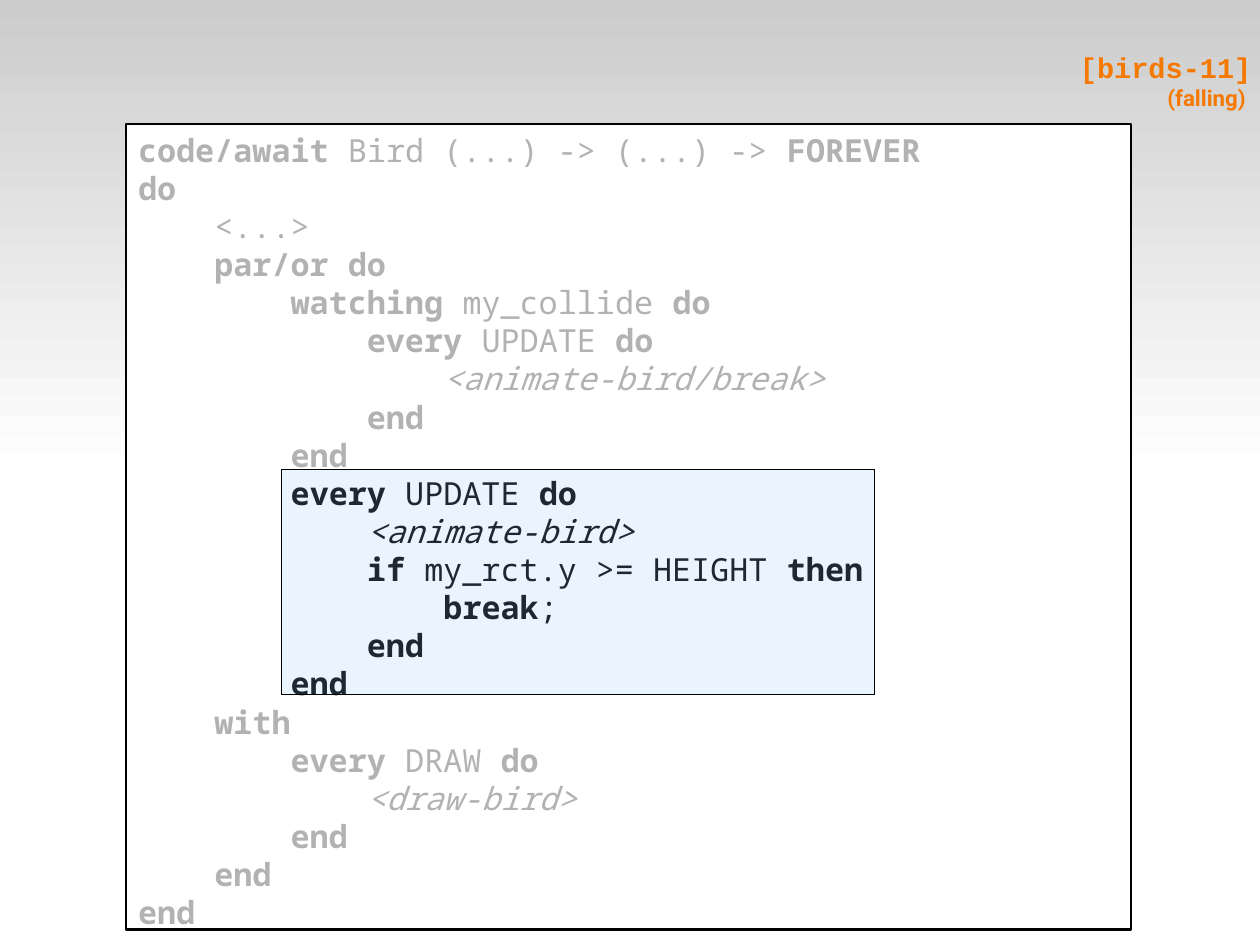
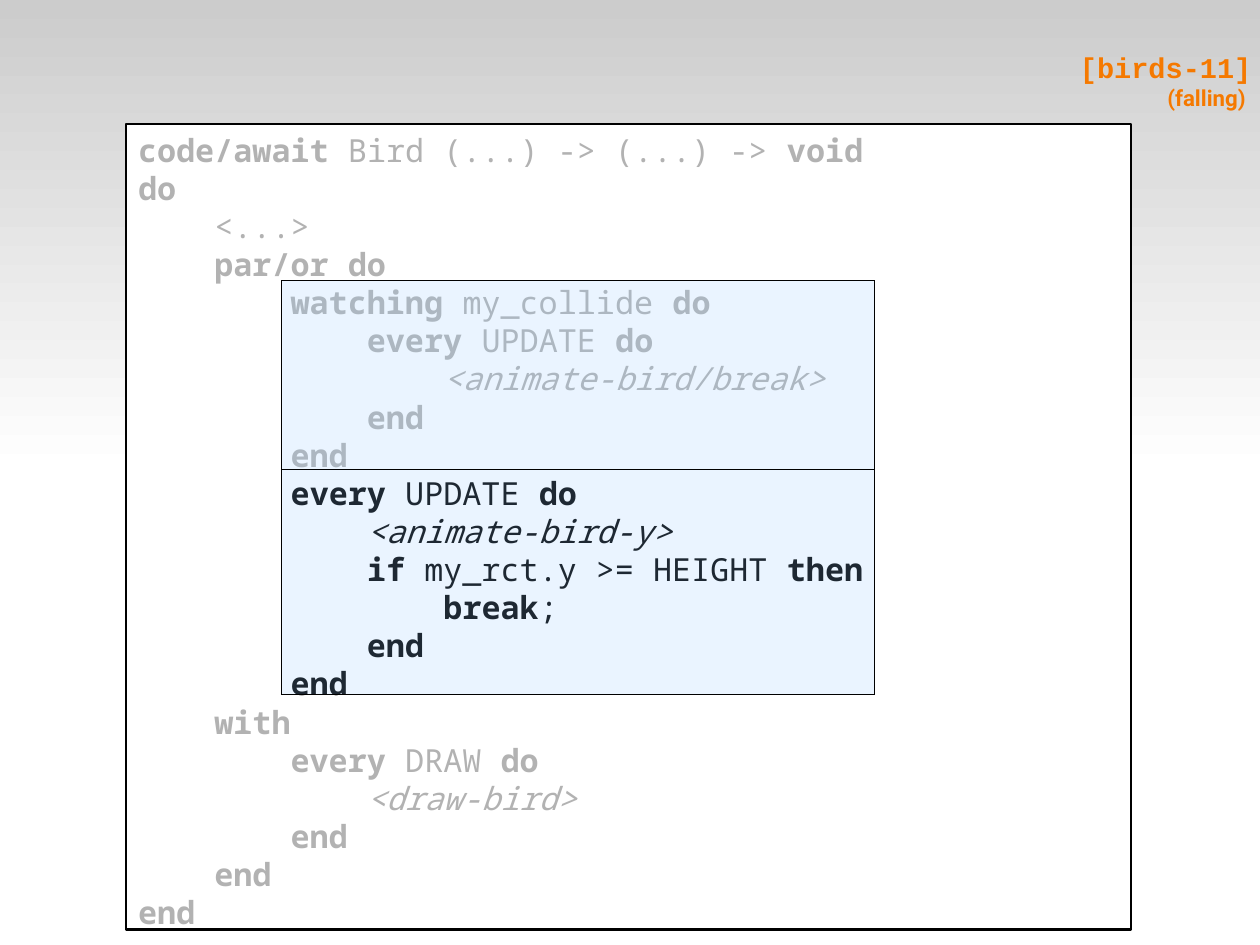
Before and after one commit to fsantanna-no/ceu-docs, a slide deck: slide 29 of ceu_edl.odp. Drawn at 1260x945 pixels with LibreOffice and Linux fonts; fonts in the diff are those of the drawing. Boxes give left, top, right and bottom in pixels: in the first picture for what was removed or moved away, otherwise in the second. Text is boxed around its words. In the diff, an @@ line names an element or a change of style, - is before the commit and + after.

```diff
--- a/ceu_edl.odp
+++ b/ceu_edl.odp
@@ text in rectangle at bbox=[138, 137, 863, 162]: text changed @@
-code/await Bird (...) -> (...) -> FOREVER
+code/await Bird (...) -> (...) -> void
@@ rectangle added at bbox=[281, 281, 875, 470], fill #99CCFF at 20% opacity, outline #000000 0 pt @@
@@ text in rectangle at bbox=[367, 512, 672, 551]: text changed @@
-<animate-bird>
+<animate-bird-y>
```
Also in this commit, not shown: 23 other slides changed, 6 other files.
